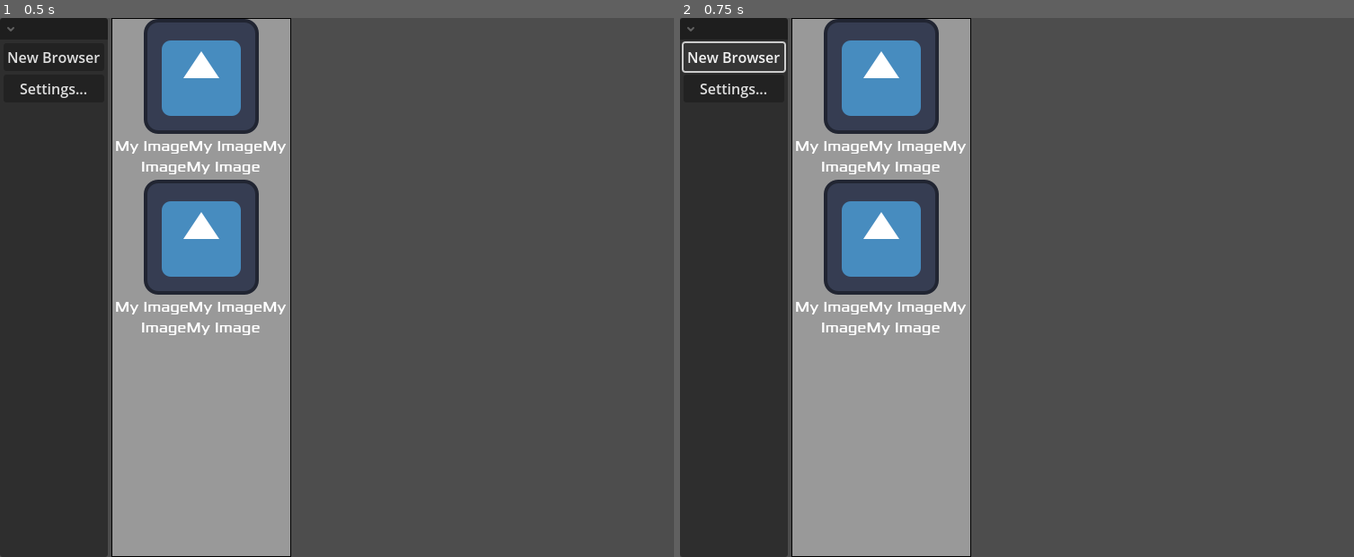
Above: before the commit, frames 1-2 (left to right).
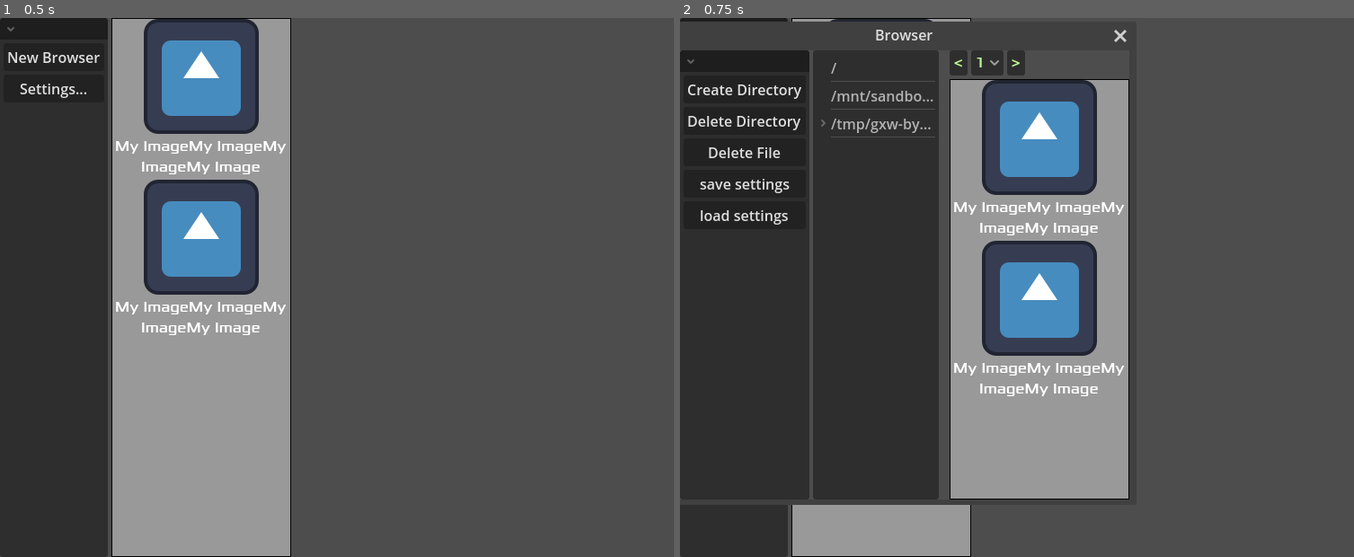
Above: after the commit, the same moments.

Repository: jackdarker/BilderalbumGD
Game: Godot game, scene res://scenes/wnd_viewer.tscn
Two runs of this game, one before a commit and one after it. Both use one fixed random seed, a clock stepped at 60 frames per second and the inputs below. The engine's default icon, where the game draws it, is replaced by a stand-in: a white triangle on a blue panel in a dark square.
Inputs:
- Up to frame 1 (0.5 s): no input
- Up to frame 2 (0.75 s): click "New Browser" at 0.5 s

Frame 1 is identical in both runs. In frame 2, 38% of the frame differs, in the area x 0-67%, y 0-91%.
Error before the commit: Parse Error: Identifier "can_drop" not declared in the current scope. (res://scenes/wnd_browser.gd:14)

Commit message:
move & rename file

Diff:
--- a/scenes/ImageListItem.tscn
+++ b/scenes/ImageListItem.tscn
@@ -23,14 +23,6 @@
 size_flags_vertical = 0
 texture = ExtResource("1_67525")
 
-[node name="Label2" type="Label" parent="."]
-visible = false
-custom_minimum_size = Vector2(128, 0)
-layout_mode = 2
-text = "My ImageMy "
-horizontal_alignment = 1
-autowrap_mode = 3
-
 [node name="Label" type="Label" parent="."]
 custom_minimum_size = Vector2(128, 0)
 layout_mode = 2
--- a/scenes/global_script.gd
+++ b/scenes/global_script.gd
@@ -1,4 +1,6 @@
 extends Node
+
+signal file_moved(path:String)
 
 var current_scene = null
 var settings:Settings =Settings.new()
@@ -13,7 +15,6 @@
 	# The solution is to defer the load to a later time, when
 	# we can be sure that no code from the current scene is running:
 	_deferred_goto_scene.call_deferred(path)
-
 
 func _deferred_goto_scene(path):
 	# It is now safe to remove the current scene.
@@ -32,6 +33,7 @@
 	var root = get_tree().root
 	# Using a negative index counts from the end, so this gets the last child node of `root`.
 	current_scene = root.get_child(-1)
+	loadFromFile()
 
 func quitGodot():
 	get_tree().root.propagate_notification(NOTIFICATION_WM_CLOSE_REQUEST)
@@ -40,6 +42,7 @@
 func getGlobalViewer():
 	return get_tree().root.get_node("Viewer")
 
+#region image tools
 func isSupportedImage(file_name)->bool:
 	match file_name.get_extension().to_lower() :
 		"png","jpg","jpeg","tga","webp":
@@ -65,6 +68,7 @@
 		pass
 	var texture = ImageTexture.create_from_image(image)
 	return(texture)
+#endregion
 
 #region tasks
 # Task is a wrapper for a thread; use create_task to spawn and wait for finished-signal
@@ -100,3 +104,41 @@
 		tasks.erase(task)
 
 #endregion
+
+#region settings
+var SETTINGS_FILE="user://Settings.save"
+#located in C:\Users\xxx\AppData\Roaming\Godot\app_userdata\BilderalbumGD
+
+func saveToFile():
+	var _path=SETTINGS_FILE
+	var saveData = saveData()
+	var save_game=FileAccess.open(_path, FileAccess.WRITE)
+	save_game.store_string(JSON.stringify(saveData))
+	save_game.close()
+
+func loadFromFile():
+	var _path=SETTINGS_FILE
+	if not FileAccess.file_exists(_path):
+		#Log.error("Save file is not found in "+str(_path))
+		#assert(false, "Save file is not found in "+str(_path))
+		return # Error! We don't have a save to load.
+
+	var save_game=FileAccess.open(_path, FileAccess.READ)
+	#var saveData = parse_json(save_game.get_as_text())
+	var json=JSON.new()
+	var jsonResult = json.parse(save_game.get_as_text())
+	if(jsonResult != OK):
+		assert(false, "Trying to load a bad save file "+str(_path))
+		return
+
+	loadData(json.data)
+	save_game.close()
+
+func loadData(data):
+	Global.settings.loadData(data)
+	pass
+
+func saveData()->Variant:
+	return(Global.settings.saveData())
+	pass
+#region
--- a/scenes/image_list_area.gd
+++ b/scenes/image_list_area.gd
@@ -4,10 +4,10 @@
 var drop:Callable
 
 func _can_drop_data(at_position: Vector2, data: Variant) -> bool:
-	if(data is String):
-		return true
-	return false
+	#if(data is String):
+	return (can_drop.call(at_position, data))
 
 func _drop_data(at_position: Vector2, data: Variant) -> void:
-	if(data is String):
-		$Label.text = data
+	#if(data is String):
+	#	$Label.text = data
+	drop.call(at_position, data)
--- a/scenes/settings.gd
+++ b/scenes/settings.gd
@@ -6,3 +6,11 @@
 
 func _init():
 	pass
+
+func saveData()->Variant:
+	return {"Listitems": Listitems,
+		"Itemsize":Itemsize}
+
+func loadData(data:Variant):
+	Listitems=data["Listitems"]
+	Itemsize=data["Itemsize"]
--- a/scenes/wnd_browser.gd
+++ b/scenes/wnd_browser.gd
@@ -11,12 +11,31 @@
 	%ImageList.bt_prev.pressed.connect(switchPage.bind(-1,true))
 	%ImageList.bt_next.pressed.connect(switchPage.bind(1,true))
 	%ImageList.bt_page.item_selected.connect(switchPage.bind(false))
-	%ImageList.list.get_parent().can_drop=can_drop
+
+	%ImageList.list.get_parent().can_drop=can_drop_file
+	%ImageList.list.get_parent().drop=drop_file
+	$WndMove.done.connect(switchPage.bind(0,true))
+	$WndMove.visible=false
+	Global.file_moved.connect(extRefresh)
+
 	item_created.connect(updateList)
 	all_item_created.connect(%ImageList.updatePageCtrl)
 	buildTree()
 
-
+func can_drop_file(at_position: Vector2, data: Variant):
+	return(data is String)
+
+func drop_file(at_position: Vector2, data: Variant):
+	$WndMove.from=(data as String)
+	$WndMove.to=actual_dir
+	$WndMove.show()
+	pass
+
+func extRefresh(path:String):
+	#on notification of filemove
+	if(actual_dir!=path.get_base_dir()):
+		return
+	switchPage(0,true)
 
 func saveData()->Dictionary:
 	var data ={
@@ -45,9 +64,7 @@
 	%TextureRect.texture=texture
 
 
-var _actual_image=null
 func _displayImage(path)->void:
-	_actual_image=path
 	selected.emit(path)
 
 func _clearImgList()->void:
@@ -110,9 +127,10 @@
 		return
 	call_deferred("_appendDir",item)	#if called directly tree.create_item(item) returns null?!
 
+var actual_dir=null
 func _on_tree_item_selected() -> void:
-	var item=%Tree.get_selected()
-	_fetchImagesThreaded(item.get_metadata(0),0)
+	actual_dir=%Tree.get_selected().get_metadata(0)
+	_fetchImagesThreaded(actual_dir,0)
 
 signal item_created(item)
 signal all_item_created(page,pages)
@@ -171,7 +189,7 @@
 	var page=%ImageList.bt_page.selected
 	if(relative):
 		page+=increment
-	_fetchImagesThreaded(%Tree.get_selected().get_metadata(0),page)
+	_fetchImagesThreaded(actual_dir,page)
 
 func _on_close_requested() -> void:
 	hide()
--- a/scenes/wnd_browser.tscn
+++ b/scenes/wnd_browser.tscn
@@ -1,7 +1,8 @@
-[gd_scene load_steps=3 format=3 uid="uid://dgcscmok8h51i"]
+[gd_scene load_steps=4 format=3 uid="uid://dgcscmok8h51i"]
 
 [ext_resource type="Script" uid="uid://drj034ayuaque" path="res://scenes/wnd_browser.gd" id="1_q3mf3"]
 [ext_resource type="PackedScene" uid="uid://dhjm5iedpepfd" path="res://scenes/image_list.tscn" id="2_oiot5"]
+[ext_resource type="PackedScene" uid="uid://b0vrw0uwpwgyv" path="res://scenes/wnd_move_file.tscn" id="3_q3mf3"]
 
 [node name="window" type="Window" groups=["Persist"]]
 oversampling_override = 1.0
@@ -64,6 +65,9 @@
 file_mode = 0
 access = 2
 
+[node name="WndMove" parent="." instance=ExtResource("3_q3mf3")]
+visible = false
+
 [connection signal="close_requested" from="." to="." method="_on_close_requested"]
 [connection signal="size_changed" from="." to="." method="_on_size_changed"]
 [connection signal="pressed" from="HBoxContainer/Container/VBoxContainer/Button" to="." method="_on_button_pressed"]
--- /dev/null
+++ b/scenes/wnd_move_file.gd
@@ -0,0 +1,41 @@
+extends Window
+
+var from:String
+var to:String
+var filename:String
+
+signal done
+
+func _on_visibility_changed() -> void:
+	if self.visible:
+		$Panel/MarginContainer/GridContainer/from.text=from.get_base_dir()
+		$Panel/MarginContainer/GridContainer/to.text=to.get_base_dir()
+		filename=from.get_file()
+		$Panel/MarginContainer/GridContainer/Edit.text=filename
+		validator()
+
+func _on_bt_cancle_pressed() -> void:
+	self.hide()
+
+func _on_bt_ok_pressed() -> void:
+	if(DirAccess.copy_absolute(from,to.path_join(filename))==Error.OK):
+		DirAccess.remove_absolute(from)
+	self.hide()
+	done.emit()
+	Global.file_moved.emit(from)
+
+
+func _on_bt_delete_pressed() -> void:
+	DirAccess.remove_absolute(from)
+	self.hide()
+	done.emit()
+
+func _on_edit_text_changed(new_text: String) -> void:
+	filename=$Panel/MarginContainer/GridContainer/Edit.text
+	validator()
+
+func validator():
+	var disabled=false
+	if(FileAccess.file_exists(to.path_join(filename))):
+		disabled=true
+	%bt_ok.disabled=disabled
--- /dev/null
+++ b/scenes/wnd_move_file.tscn
@@ -0,0 +1,83 @@
+[gd_scene load_steps=3 format=3 uid="uid://b0vrw0uwpwgyv"]
+
+[ext_resource type="Script" uid="uid://bq6agej864nn4" path="res://scenes/wnd_move_file.gd" id="1_p6jd7"]
+[ext_resource type="Theme" uid="uid://dyoqwqakkfsn2" path="res://scenes/style_menu.tres" id="2_fcp2x"]
+
+[node name="WndMove" type="Window"]
+oversampling_override = 1.0
+title = "Move File"
+initial_position = 2
+size = Vector2i(400, 400)
+script = ExtResource("1_p6jd7")
+
+[node name="Panel" type="Panel" parent="."]
+anchors_preset = 15
+anchor_right = 1.0
+anchor_bottom = 1.0
+grow_horizontal = 2
+grow_vertical = 2
+theme = ExtResource("2_fcp2x")
+
+[node name="MarginContainer" type="MarginContainer" parent="Panel"]
+layout_mode = 1
+anchors_preset = 15
+anchor_right = 1.0
+anchor_bottom = 1.0
+grow_horizontal = 2
+grow_vertical = 2
+theme_override_constants/margin_left = 30
+theme_override_constants/margin_top = 30
+
+[node name="GridContainer" type="VBoxContainer" parent="Panel/MarginContainer"]
+layout_mode = 2
+size_flags_vertical = 0
+
+[node name="Label" type="Label" parent="Panel/MarginContainer/GridContainer"]
+layout_mode = 2
+text = "Move and rename file"
+
+[node name="from" type="Label" parent="Panel/MarginContainer/GridContainer"]
+custom_minimum_size = Vector2(20, 20)
+layout_mode = 2
+text = "from"
+autowrap_mode = 3
+
+[node name="to" type="Label" parent="Panel/MarginContainer/GridContainer"]
+custom_minimum_size = Vector2(20, 20)
+layout_mode = 2
+text = "to"
+autowrap_mode = 3
+
+[node name="Edit" type="LineEdit" parent="Panel/MarginContainer/GridContainer"]
+layout_mode = 2
+text = "size of preview images"
+
+[node name="HBoxContainer" type="HBoxContainer" parent="Panel/MarginContainer"]
+layout_mode = 2
+size_flags_horizontal = 4
+size_flags_vertical = 8
+
+[node name="bt_ok" type="Button" parent="Panel/MarginContainer/HBoxContainer"]
+unique_name_in_owner = true
+custom_minimum_size = Vector2(128, 0)
+layout_mode = 2
+text = "OK"
+
+[node name="bt_cancle" type="Button" parent="Panel/MarginContainer/HBoxContainer"]
+custom_minimum_size = Vector2(128, 0)
+layout_mode = 2
+size_flags_horizontal = 8
+text = "Cancle"
+
+[node name="bt_delete" type="Button" parent="Panel/MarginContainer/HBoxContainer"]
+unique_name_in_owner = true
+custom_minimum_size = Vector2(128, 0)
+layout_mode = 2
+size_flags_horizontal = 8
+text = "Delete"
+
+[connection signal="visibility_changed" from="." to="." method="_on_visibility_changed"]
+[connection signal="text_changed" from="Panel/MarginContainer/GridContainer/Edit" to="." method="_on_edit_text_changed"]
+[connection signal="pressed" from="Panel/MarginContainer/HBoxContainer/bt_ok" to="." method="_on_bt_ok_pressed"]
+[connection signal="pressed" from="Panel/MarginContainer/HBoxContainer/bt_cancle" to="." method="_on_bt_cancle_pressed"]
+[connection signal="pressed" from="Panel/MarginContainer/HBoxContainer/bt_delete" to="." method="_on_bt_delete_pressed"]
--- a/scenes/wnd_settings.gd
+++ b/scenes/wnd_settings.gd
@@ -12,4 +12,5 @@
 	#todo validate
 	Global.settings.Listitems=$Panel/MarginContainer/GridContainer/i_listitems.value
 	Global.settings.Itemsize=$Panel/MarginContainer/GridContainer/i_previewsize.value
+	Global.saveToFile()
 	self.hide()
--- a/scenes/wnd_viewer.gd
+++ b/scenes/wnd_viewer.gd
@@ -23,6 +23,10 @@
 	%WndSettings.process_mode=Node.PROCESS_MODE_ALWAYS
 	%WndSettings.show()
 
+#as resized is fred constantly it would waste a lot of processing if we continously resize image
 func _on_texture_rect_resized() -> void:
+	$HBoxContainer/TextureRect/ResizeTimer.start()
+
+func _on_resize_timer_timeout() -> void:
 	if _actual_image:
 		displayImage(_actual_image)
--- a/scenes/wnd_viewer.tscn
+++ b/scenes/wnd_viewer.tscn
@@ -62,6 +62,10 @@
 expand_mode = 1
 stretch_mode = 3
 
+[node name="ResizeTimer" type="Timer" parent="HBoxContainer/TextureRect"]
+wait_time = 0.25
+one_shot = true
+
 [node name="WndSettings" parent="." instance=ExtResource("4_l78x7")]
 unique_name_in_owner = true
 visible = false
@@ -69,3 +73,4 @@
 [connection signal="pressed" from="HBoxContainer/Container/VBoxContainer/btNewBrowser" to="." method="_on_bt_new_browser_pressed"]
 [connection signal="pressed" from="HBoxContainer/Container/VBoxContainer/btSettings" to="." method="_on_bt_settings_pressed"]
 [connection signal="resized" from="HBoxContainer/TextureRect" to="." method="_on_texture_rect_resized"]
+[connection signal="timeout" from="HBoxContainer/TextureRect/ResizeTimer" to="." method="_on_resize_timer_timeout"]
Not shown, added: scenes/wnd_move_file.gd.uid
